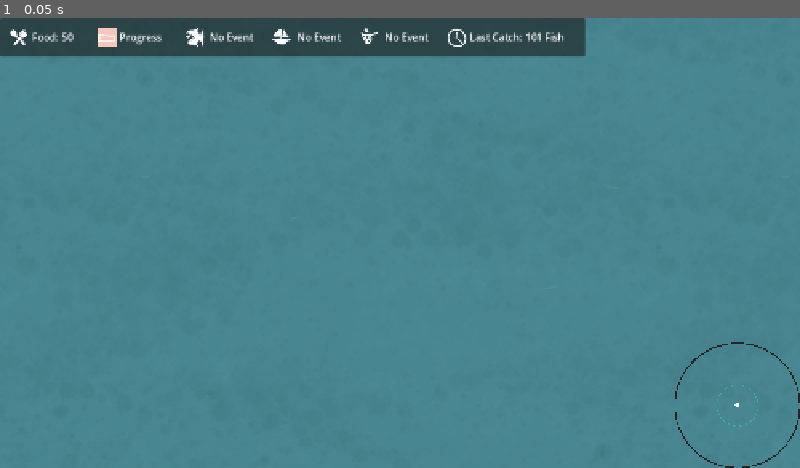
Above: before the commit, frame 1.
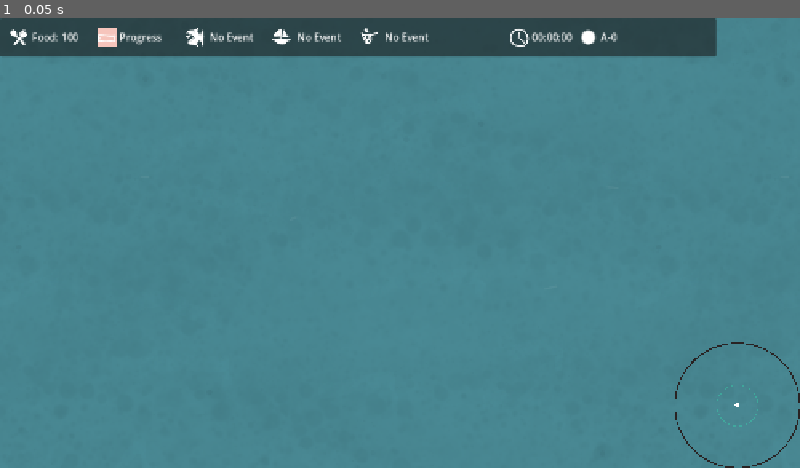
Above: after the commit, the same moment.

Repository: chocolandTV/endless_ocean
Game: Godot game, scene res://scenes/game_scene.tscn
Same seed, same stepped clock (60 frames per second), same inputs: the game is played once before the commit and once after it.
Inputs:
- Up to frame 1 (0.05 s): no input

The runs differ from the first frame. In frame 1, 1.6% of the frame differs, in the area x 7-90%, y 0-9%.

Commit message:
before_network_fishing_test

Diff:
--- a/scenes/game_scene.tscn
+++ b/scenes/game_scene.tscn
@@ -14,17 +14,20 @@
 [node name="Game_Scene" type="Node2D" unique_id=1318297918]
 script = ExtResource("1_vooo2")
 is_server = false
+testing_local = false
 
-[node name="GameState_Manager" type="Node2D" parent="." unique_id=266134849 node_paths=PackedStringArray("minigame_ui")]
+[node name="GameState_Manager" type="Node2D" parent="." unique_id=266134849 node_paths=PackedStringArray("canvas_layer")]
 script = ExtResource("3_utbpp")
-minigame_ui = NodePath("../CanvasLayer/Minigame")
+canvas_layer = NodePath("../CanvasLayer")
+minigame_scene = ExtResource("4_xsomf")
 
 [node name="World" parent="." unique_id=1165066505 instance=ExtResource("4_3avjl")]
 
 [node name="CanvasLayer" type="CanvasLayer" parent="." unique_id=608729439]
 script = ExtResource("3_dgsfn")
 
-[node name="HUD" parent="CanvasLayer" unique_id=2053066265 instance=ExtResource("5_tcjrq")]
+[node name="HUD" parent="CanvasLayer" unique_id=2053066265 node_paths=PackedStringArray("camera") instance=ExtResource("5_tcjrq")]
+camera = NodePath("../../Camera2D")
 
 [node name="Sonar_Radar" parent="CanvasLayer" unique_id=567801495 groups=["sonar_radar"] instance=ExtResource("2_0uih2")]
 unique_name_in_owner = true
@@ -38,17 +41,6 @@
 grow_horizontal = 0
 grow_vertical = 0
 
-[node name="Minigame" parent="CanvasLayer" unique_id=569718428 instance=ExtResource("4_xsomf")]
-visible = false
-anchors_preset = 15
-anchor_right = 1.0
-anchor_bottom = 1.0
-offset_right = 0.0
-offset_bottom = 0.0
-grow_horizontal = 2
-grow_vertical = 2
-debug_draw_catch_rect = false
-
 [node name="MultiplayerSpawner" type="MultiplayerSpawner" parent="." unique_id=870538955 node_paths=PackedStringArray("camera")]
 _spawnable_scenes = PackedStringArray("uid://dhynxf3ksl2pf")
 spawn_path = NodePath("..")
@@ -60,3 +52,5 @@
 [node name="Camera2D" type="Camera2D" parent="." unique_id=1423944881]
 process_callback = 0
 script = ExtResource("6_camera")
+
+[node name="AudioStreamPlayer" type="AudioStreamPlayer" parent="." unique_id=1626496153]
--- a/scenes/hud.tscn
+++ b/scenes/hud.tscn
@@ -7,6 +7,7 @@
 [ext_resource type="Texture2D" uid="uid://dbjdwjrvjt8og" path="res://assets/textures/icon/boat_icon.png" id="4_uo2fv"]
 [ext_resource type="Texture2D" uid="uid://c1kkvufjjk5p0" path="res://assets/textures/icon/last_catch_icon.png" id="5_047uy"]
 [ext_resource type="Texture2D" uid="uid://dauelg3uelbbn" path="res://assets/textures/icon/time_icon.png" id="7_5pdws"]
+[ext_resource type="Texture2D" uid="uid://gvai75ifmgjn" path="res://assets/textures/particle_boat_motor.png" id="8_hd3ao"]
 
 [node name="HUD" type="Control" unique_id=2053066265]
 layout_mode = 3
@@ -42,7 +43,7 @@
 [node name="Food_Label" type="Label" parent="PanelContainer/MarginContainer/HBoxContainer/Player_Info_01" unique_id=1054624269]
 custom_minimum_size = Vector2(100, 0)
 layout_mode = 2
-text = "Food: 50     "
+text = "Food: 100"
 
 [node name="Player_Info_02" type="HBoxContainer" parent="PanelContainer/MarginContainer/HBoxContainer" unique_id=860591879]
 layout_mode = 2
@@ -88,7 +89,7 @@
 texture = ExtResource("5_047uy")
 
 [node name="Last_Catch_Label" type="Label" parent="PanelContainer/MarginContainer/HBoxContainer/Player_Info_05" unique_id=605906727]
-custom_minimum_size = Vector2(100, 0)
+custom_minimum_size = Vector2(200, 0)
 layout_mode = 2
 text = " No Event"
 
@@ -100,6 +101,19 @@
 texture = ExtResource("7_5pdws")
 
 [node name="Time_Played_Label" type="Label" parent="PanelContainer/MarginContainer/HBoxContainer/Player_Info_06" unique_id=1934463416]
+custom_minimum_size = Vector2(70, 0)
+layout_mode = 2
+text = "00:00:00"
+
+[node name="Player_Info_07" type="HBoxContainer" parent="PanelContainer/MarginContainer/HBoxContainer" unique_id=1119597715]
+layout_mode = 2
+
+[node name="TextureRect" type="TextureRect" parent="PanelContainer/MarginContainer/HBoxContainer/Player_Info_07" unique_id=1725945053]
+layout_mode = 2
+texture = ExtResource("8_hd3ao")
+expand_mode = 2
+
+[node name="Position_Grid_Label" type="Label" parent="PanelContainer/MarginContainer/HBoxContainer/Player_Info_07" unique_id=1792293045]
 custom_minimum_size = Vector2(170, 0)
 layout_mode = 2
-text = "Last Catch: 101 Fish"
+text = "Position: A-13"
--- a/scenes/mini_game.tscn
+++ b/scenes/mini_game.tscn
@@ -6,7 +6,7 @@
 [ext_resource type="Texture2D" uid="uid://qtsx340mvm54" path="res://assets/textures/fishing_net_base.png" id="3_0gcsj"]
 [ext_resource type="Script" uid="uid://be75yo5u57d2h" path="res://scripts/fish_minigame_spawner.gd" id="3_v2cs6"]
 [ext_resource type="Texture2D" uid="uid://b26vfntdt6but" path="res://assets/textures/fishing_net_catch.png" id="4_0gcsj"]
-[ext_resource type="PackedScene" uid="uid://dd71ytecc3cd4" path="res://scenes/fisch_minigame.tscn" id="4_burph"]
+[ext_resource type="PackedScene" uid="uid://dd71ytecc3cd4" path="res://scenes/fisch.tscn" id="4_burph"]
 
 [sub_resource type="StyleBoxEmpty" id="StyleBoxEmpty_svrvl"]
 
--- a/scripts/GameState.gd
+++ b/scripts/GameState.gd
@@ -13,8 +13,8 @@
     BOSS = 3,
     PAUSED = 4
 }
-@export var minigame_ui : Control
-
+@export var canvas_layer : CanvasLayer
+@export var minigame_scene : PackedScene
 # singleton
 static var instance : Game_State_Manager = null
 # public variables
@@ -22,9 +22,10 @@
 var last_game_state : GAME_STATE = GAME_STATE.MENU
 var player_controls_enabled : bool = true
 var player_node : Node2D = null
-
+var player_id : int = 0
 # private variables
 # minigame variables
+var _minigame_ui : Node
 var _start_time : float  = 0
 var current_session_id : int = -1
 var current_food : int = 0
@@ -66,6 +67,7 @@
 
 func set_player(_node : Node2D)->void:
     player_node = _node
+    player_id = int(_node.name)
 
 
 #### NETWORK
@@ -103,17 +105,22 @@
     ## print dictionary
     print("Fishing_Session: ", fishing_session)
    	#START MINIGAME
-    minigame_ui.show()
+    if _minigame_ui:
+        _minigame_ui.queue_free()
+    var _instance : Control = minigame_scene.instantiate() as Control
+    canvas_layer.add_child(_instance)
+    _minigame_ui = _instance
     #disable player controls
     player_controls_enabled = false
     #start mingame
-    minigame_ui.start_minigame(fishing_session.get("fish_count", 1))
+    _instance.start_minigame(fishing_session.get("fish_count", 1))
 
 # on fishing ended signal connect
 func _on_fishing_session_ended(_success : bool, message: String) ->void:
     current_session_id = -1
     # hide minigame
-    minigame_ui.hide()
+    if _minigame_ui:
+        _minigame_ui.queue_free()
     #enable player controls
     player_controls_enabled = true
     #set gamestate
--- a/scripts/game_ui.gd
+++ b/scripts/game_ui.gd
@@ -22,6 +22,6 @@
 	print("GAME_UI: Minigame_ui setted")
 
 func set_minigame_enabled(_bool : bool = true) ->void:
-	print("Game_UI: is active: ",_bool)
+	print("Game_UI: is active: %s" % _bool)
 	is_minigame_running = _bool
 	minigame_ui.visible = _bool
--- a/scripts/hud.gd
+++ b/scripts/hud.gd
@@ -1,4 +1,6 @@
 extends Control
+
+@export var camera : Camera2D
 
 @onready var food_label : Label = $PanelContainer/MarginContainer/HBoxContainer/Player_Info_01/Food_Label
 @onready var progress_label : Label = $PanelContainer/MarginContainer/HBoxContainer/Player_Info_02/Progress_Label
@@ -6,19 +8,53 @@
 @onready var active_fisher_label : Label =$PanelContainer/MarginContainer/HBoxContainer/Player_Info_04/Active_Fisher_Label
 @onready var last_catch_label : Label = $PanelContainer/MarginContainer/HBoxContainer/Player_Info_05/Last_Catch_Label
 @onready var time_played_label : Label = $PanelContainer/MarginContainer/HBoxContainer/Player_Info_06/Time_Played_Label
+@onready var position_grid_label : Label = $PanelContainer/MarginContainer/HBoxContainer/Player_Info_07/Position_Grid_Label
 
 # Called when the node enters the scene tree for the first time.
 func _ready() -> void:
 	Network.game_state_updated.connect(_on_game_state_updated)
 
-func _on_game_state_updated(_state:  Dictionary)->void:
-	food_label.text = "Food: %s" %[_state["food"][Game_State_Manager.instance.player_node.name]]
-	var _percent : float  = _state["progess"] / Network.DEFAULT_BOSS_FOOD_CONDITION * 100
-	progress_label.text = "Progress: %" %[str( _percent)]
+func _physics_process(_delta: float) -> void:
+	time_played_label.text = Game_State_Manager.instance.get_current_playtime()
+	if camera:
+		position_grid_label.text = _format_position_to_sea_coordiates(camera.global_position)
+
+
+func _on_game_state_updated(_state: Dictionary)->void:
+	var food_by_player : Dictionary = _state.get("food", {})
+	var player_id : int = Game_State_Manager.instance.player_id
+	if food_by_player.has(player_id):
+		food_label.text = "Food: %s" % str(food_by_player[player_id])
+
+	if _state.has("progress"):
+		var percent : float = float(_state["progress"]) / Network.DEFAULT_BOSS_FOOD_CONDITION * 100.0
+		progress_label.text = "Progress: %s%%" % str(percent)
+
 	var _text_is_spawned :String = "No Event"
-	if _state["boss_spawned"]:
+	if _state.get("boss_spawned", false):
 		_text_is_spawned = "Big fish event"
 	event_label.text  =    _text_is_spawned
-	active_fisher_label.text  = str(_state["active_fishers"].size())
-	last_catch_label.text = "Last Catch: %s Fishes" %[_state["last_fisher"]]
-	time_played_label.text = Game_State_Manager.instance.get_current_playtime()
+	var active_fishers : Dictionary = _state.get("active_fishers", {})
+	var active_fisher_count : int = 0
+	for is_active in active_fishers.values():
+		if is_active == true:
+			active_fisher_count += 1
+	active_fisher_label.text = str(active_fisher_count)
+
+	var last_fisher : Dictionary = _state.get("last_fisher", {})
+	if last_fisher.has("name") and last_fisher.has("fish_count"):
+		last_catch_label.text = "%s catch %s Fish" % [last_fisher["name"], last_fisher["fish_count"]]
+
+func _format_position_to_sea_coordiates(_position: Vector2) -> String:
+	var column : int = maxi(1, ceili(absf(_position.x) / 1000.0))
+	var column_name : String = ""
+	while column > 0:
+		var letter_index : int = (column - 1) % 26
+		column_name = char(65 + letter_index) + column_name
+		column = floori((column - 1) / 26.0)
+
+	if _position.x < 0:
+		column_name = "-" + column_name
+
+	var row : int = floori(_position.y / 1000.0)
+	return "%s-%d" % [column_name, row]
--- a/scripts/mini_game.gd
+++ b/scripts/mini_game.gd
@@ -63,7 +63,7 @@
 		if _is_reel_in_pressed:
 			# Check win condition
 			if fishing_net.position.y < START_POSITION_Y + SAVE_OFFSET and _fish_in_net >0:
-				print("Minigame: Result win with %s fish", _fish_in_net)
+				print("Minigame: Result win with %s fish" % _fish_in_net)
 				_is_running = false
 				# get out minigame
 				Game_State_Manager.instance.on_request_finish_fishing(true,_fish_in_net)
@@ -105,7 +105,7 @@
 	#### COUNT FISH IN NET reset
 	_fish_in_net = 0
 	# start minigame dropping fishing net
-	fish_mother. spawn_fishcrowd(_count)
+	fish_mother.spawn_fishcrowd(_count)
 	# random speed
 	var _random_speed : float = randf_range(1,3)
 	anim.speed_scale =_random_speed
--- a/scripts/network.gd
+++ b/scripts/network.gd
@@ -2,7 +2,7 @@
 
 # signals
 signal connection_changed(_connected : bool)
-signal game_state_updated(state:  Dictionary)
+signal game_state_updated(state: Dictionary)
 signal fishing_result_received(success : bool,message : String, reward : int)
 signal fishing_session_started_received(_fishing_sessions : Dictionary)
 signal fishing_session_ended_received(_success : bool, message: String)
@@ -64,7 +64,7 @@
     if not multiplayer.peer_disconnected.is_connected(_on_peer_disconnected):
         multiplayer.peer_disconnected.connect(_on_peer_disconnected)
 
-    print("Server initialize finished on port: ", SERVER_PORT)
+    print("Server initialize finished on port: %s " % SERVER_PORT)
     return OK
 
 func connect_to_server(_url : String) -> Error:
--- a/scripts/test_web_socket.gd
+++ b/scripts/test_web_socket.gd
@@ -1,6 +1,8 @@
 extends Node2D
 ### THIS SCRIPT HANDLES SERVER OR CLIENT CONNECTION TO LOCAL OR EXTERNAL SERVER
 @export var is_server : bool = true
+
+@export var testing_local : bool = true
 
 const SERVER_IP : String = "wss://endlessocean.mineralz2135.de/ws"
 const SERVER_LOCALHOST : String = "ws://127.0.0.1:9080"
@@ -8,6 +10,10 @@
 
 # Called when the node enters the scene tree for the first time.
 func _ready() -> void:
+	var _server_ip : String = SERVER_IP
+	if testing_local:
+		_server_ip = SERVER_LOCALHOST
+
 	if is_server:
 		#if is server start server
 		var result:= Network.start_server()
@@ -15,6 +21,6 @@
 			print("Server started")
 	else:
 		# client connected
-		var result:= Network.connect_to_server(SERVER_IP)
+		var result:= Network.connect_to_server(_server_ip)
 		if result == OK:
 			print("connection successed")
Renamed: scenes/fisch_minigame.tscn -> scenes/fisch.tscn
Not shown: 1 places in scenes/fish_generation.tscn that only renumber resources
Not shown, added: sounds/207553__bone666138__ocean-ambience-costal-with-foghorn.wav.import
Not shown, added: sounds/586831__speakingmusic__seagull.wav.import
Not shown, added: sounds/708038__ata_db35__sfxfishnet-int_stroking-fishnet-stockings-on-leg_owi.wav.import
Not shown, added: sounds/207553__bone666138__ocean-ambience-costal-with-foghorn.wav
Not shown, added: sounds/464918__plasterbrain__loop-by-the-sea.flac
Not shown, added: sounds/586831__speakingmusic__seagull.wav
Not shown, added: sounds/708038__ata_db35__sfxfishnet-int_stroking-fishnet-stockings-on-leg_owi.wav
